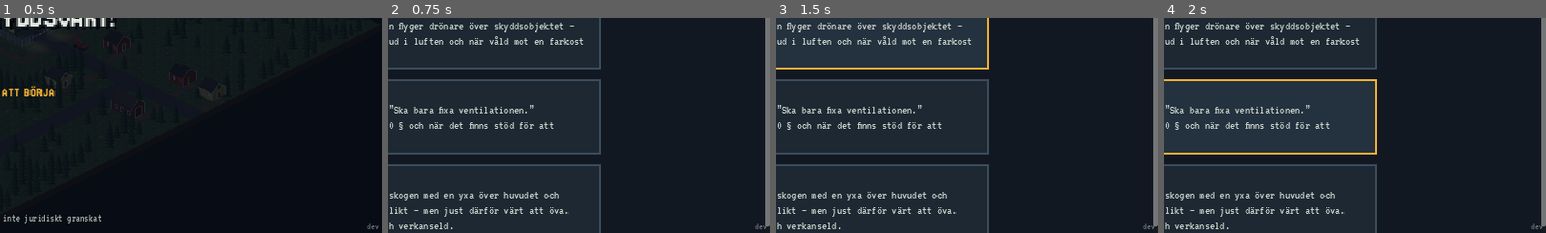
Above: before the commit, frames 1-4 (left to right).
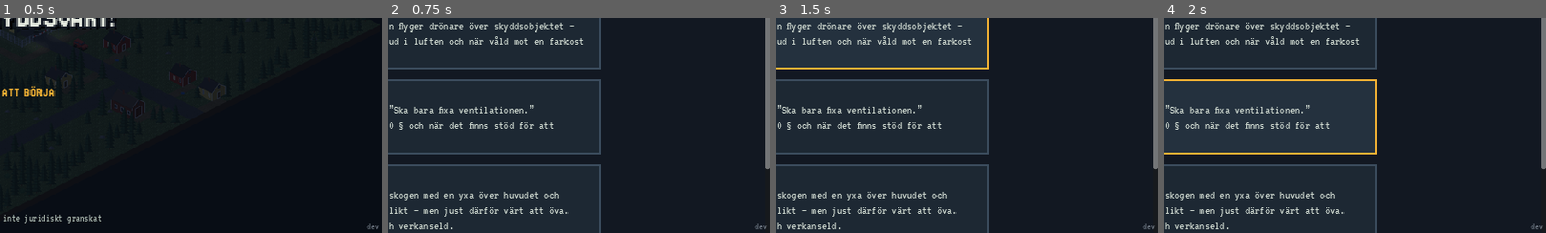
Above: after the commit, the same moments.

Repository: sulaco-hue/skyddsvakt
Game: Godot game, scene res://scenes/main.tscn
Two runs of this game, one before a commit and one after it. Both use one fixed random seed, a clock stepped at 60 frames per second and the inputs below.
Inputs (mouse positions are % of the whole screen's width and height, from its top left):
- Up to frame 1 (0.5 s): no input
- Up to frame 2 (0.75 s): tap Enter at 0.5 s; drag from (50, 50) to (60, 28) at 0.52 s
- Up to frame 3 (1.5 s): tap Space at 1.25 s; drag from (30, 55) to (45, 70) at 1.27 s
- Up to frame 4 (2 s): no input
The pictures show only the part of the screen within x 50-100%, y 50-100%; the shares and areas given below are measured in that part.

Frame 1 is identical in both runs. In frame 2, 0.3% of the frame differs, in the area x 98-100%, y 69-97%; in frame 3, 0.3%; in frame 4, 0.3%.

Commit message:
Scenario 5: Zombieapokalypsen
- Ett dussin zombies i vågor från olika håll (typ "horde"), alltid med
  väg fram till stridsparet; stön i pratbubblor
- Halt-order, varningsskott och verkanseld som för yxmannen; verkanselden
  träffar närmaste; den som når fram knuffas omkull (bedöms som för sent)
- Replikväxling om SoldF och Markstridsreglementet, kamratens kommentarer
- Bedömning med zombiefrågor (person? nödvärn eller nöd?)
- Zombiesprites (gående och liggande), tester för båda spelsätten

Co-Authored-By: Claude Opus 5.5 <noreply@anthropic.com>
Claude-Session: https://claude.ai/code/session_01PWrrRnAUGCDbWAToA7Kxse

Diff:
--- a/assets/gfx/anchors.json
+++ b/assets/gfx/anchors.json
@@ -282,5 +282,21 @@
  "yxman_utan_1": [
   8,
   22
+ ],
+ "zombie_0": [
+  8,
+  22
+ ],
+ "zombie_1": [
+  8,
+  22
+ ],
+ "zombie_ligger_0": [
+  13,
+  7
+ ],
+ "zombie_ligger_1": [
+  13,
+  7
  ]
 }
--- a/data/scenarier/index.json
+++ b/data/scenarier/index.json
@@ -4,6 +4,7 @@
     "fotografen.json",
     "dronaren.json",
     "hantverkaren.json",
-    "yxmannen.json"
+    "yxmannen.json",
+    "zombies.json"
   ]
 }
--- /dev/null
+++ b/data/scenarier/zombies.json
@@ -0,0 +1,372 @@
+{
+  "id": "zombies",
+  "namn": "Zombieapokalypsen",
+  "ingress": "Ett skämtscenario. Något är mycket fel i skogen runt Granåsen – men reglerna för varning och verkanseld gäller fortfarande. Eller?",
+  "objekt": "Förråd Granåsen",
+  "passtid": "01:00–05:00",
+  "starttid": "03:13",
+  "tidsfaktor": 6,
+  "vader": "Natt · Dimma 2°C",
+  "vaderlag": [
+    "kallt",
+    "natt"
+  ],
+  "natt": true,
+  "beredskap": "NORMAL",
+  "karta": "res://data/kartor/granasen.json",
+  "omvarldslage": [
+    {
+      "tid": "21:40",
+      "kalla": "Lokal nyhet",
+      "text": "Fullmåne i natt och dimma i dalarna kring Granåsen."
+    },
+    {
+      "tid": "00:55",
+      "kalla": "Vaktchef",
+      "text": "Inga avvikelser. Nattpass: patrullera staketet och grinden."
+    }
+  ],
+  "briefing": {
+    "uppdrag": "Bevaka grind och staket under natten. Rapportera avvikelser till CQ.",
+    "objektinfo": "Skyddsobjektet omfattar området innanför staketet. Skyltat: tillträdesförbud och avbildningsförbud.",
+    "samband": "Vi: Grindposten (stridspar, två skyddsvakter). Vaktchef: CQ (Caesar Qvintus).",
+    "mal": []
+  },
+  "anropssignaler": {
+    "vaktchef": "CQ",
+    "du": "Grindposten"
+  },
+  "fakta": {
+    "skyltat_avbildningsforbud": true,
+    "motpart_inom": false,
+    "motpart_invid": false,
+    "vill_ha_tilltrade": false,
+    "flyr_fran_objekt": false,
+    "overtratt_forbud": false,
+    "vagrat_id": false,
+    "oriktiga_uppgifter": false,
+    "vagrat_visitation": false,
+    "vagrat_fordon": false,
+    "behov_avvisa": false,
+    "behov_avlagsna": false,
+    "behov_omhanderta": false,
+    "visitation_behovs": false,
+    "misstanke_13": false,
+    "beslag_betydelse": false,
+    "anmalan_polis": false,
+    "protokoll_upprattat": false,
+    "behorig": false,
+    "hot_svarare_vald": false,
+    "angrepp_pagar": false,
+    "angrepp_overhangande": false,
+    "angrepp_pagar_ej": false,
+    "varning_given": false,
+    "varningsskott_avlossat": false,
+    "varningsskott_foregick": false,
+    "verkanseld_avlossad": false,
+    "sjukvard_larmad": false,
+    "forsta_hjalp_given": false,
+    "brott_pa_bar_garning": false,
+    "skjutning_rapporterad": false,
+    "motpart_skjuten": false,
+    "motpart_gett_upp": false,
+    "motpart_overmannad": false,
+    "handlade_i_tid": false,
+    "envarsgripande_genomfort": false,
+    "aldrig": false,
+    "horde_nere": false
+  },
+  "bedomning": {
+    "halt_order": {
+      "diskutera": "Förstår en zombie ett tillrop? FFS 2010:7 8 § låter dig utelämna varningen om den uppenbart saknar verkan. Gäller det här? [Diskutera – med allvar eller inte]"
+    },
+    "varningsskott": {
+      "diskutera": "Varningsskott mot något som inte verkar kunna bli rädd – fyller det sin funktion? Och vart tog kulan vägen?"
+    },
+    "verkanseld": {
+      "diskutera": "Är en zombie en ”person” i förordningens mening, och är det ett ”brottsligt angrepp” (BrB 24:1)? Eller är det nöd (BrB 24:4)? [Jurist – lycka till]",
+      "text_ok": "Pågående och omedelbart förestående angrepp, tydlig varning och varningsskott först. Om angriparna nu är personer gäller nödvärn, och skjutvapen fick användas för att avvärja (förordning 1992:98 2 §). Patronvis eld, i första hand mot benen – SoldF säger inget om huvudet."
+    },
+    "angrepp_nadde_fram": {
+      "text_brist": "En av dem nådde ända fram till stridsparet innan ni agerade. Kamraten knuffade omkull den – den här gången."
+    }
+  },
+  "varianter": {},
+  "npc": {},
+  "handelser": [
+    {
+      "id": "1",
+      "namn": "Zombieapokalypsen",
+      "typ": "horde",
+      "tid": "03:15",
+      "sprite": "zombie",
+      "antal": 12,
+      "per_vag": 2,
+      "spawn_intervall_s": 5,
+      "start_avstand": 18,
+      "fart": 18,
+      "omvag_s": 1.0,
+      "upptacks_avstand": 15,
+      "overhangande_avstand": 6,
+      "ingen_tid_avstand": 2,
+      "repliker": [
+        "Uuuhhh…",
+        "Hjäääärnor…",
+        "Mmmrrgh.",
+        "Grrrhhh…",
+        "Aaaahh…",
+        "*släpande steg*"
+      ],
+      "replikvaxling": [
+        {
+          "t": 0,
+          "vem": "kamrat",
+          "text": "Du… är det där människor?"
+        },
+        {
+          "t": 4,
+          "vem": "du",
+          "text": "De går väldigt… konstigt."
+        },
+        {
+          "t": 8,
+          "vem": "kamrat",
+          "text": "Du, vad säger SoldF om zombies?"
+        },
+        {
+          "t": 11.5,
+          "vem": "du",
+          "text": "Vette fan. Eldstöt?"
+        },
+        {
+          "t": 14.5,
+          "vem": "kamrat",
+          "text": "Metkrok?"
+        },
+        {
+          "t": 18.5,
+          "vem": "du",
+          "text": "Markstridsreglementet tar inte upp odöda. Jag har kollat."
+        },
+        {
+          "t": 24,
+          "vem": "kamrat",
+          "text": "Hur rapporterar man det här till CQ? ”Ett dussin personer med avvikande hållning”?"
+        },
+        {
+          "t": 31,
+          "vem": "du",
+          "text": "Det här tog de inte upp på skyddsvaktsutbildningen."
+        },
+        {
+          "t": 38,
+          "vem": "kamrat",
+          "text": "Jag sa att det var något skumt med isomaten i kväll."
+        }
+      ],
+      "kamrat_efter_halt": "De lyssnar inte. Typiskt civila.",
+      "kamrat_efter_varningsskott": "Inte ens ett varningsskott. Det här står inte i SoldF.",
+      "kamrat_efter_verkanseld": "Han reste sig inte i alla fall. Skönt.",
+      "kamrat_nadde_fram": "Bort med dig! … Puh. Skjut, för sjutton!",
+      "kamrat_slut": "Det var nog alla. Jag tror jag behöver en Nocco.",
+      "missad_diskutera": "Ett dussin zombies kan inte missas."
+    }
+  ],
+  "samband": [],
+  "sambandsval": [
+    {
+      "etikett": "Prova förbindelsen med CQ",
+      "handling": "",
+      "meddelanden": [
+        {
+          "fran": "Grindposten",
+          "text": "CQ, CQ.",
+          "efter": 0
+        },
+        {
+          "fran": "CQ",
+          "text": "CQ kom.",
+          "efter": 1.5
+        },
+        {
+          "fran": "Grindposten",
+          "text": "Från Grindposten, sambandsprov, kom.",
+          "efter": 3.0
+        },
+        {
+          "fran": "CQ",
+          "text": "Hörbarhet femma, kom.",
+          "efter": 4.5
+        },
+        {
+          "fran": "Grindposten",
+          "text": "Hörbarhet femma, klart slut.",
+          "efter": 6.0
+        }
+      ]
+    },
+    {
+      "etikett": "Lägesrapport till CQ",
+      "handling": "rapportera_vaktchef",
+      "meddelanden": [
+        {
+          "fran": "Grindposten",
+          "text": "CQ, CQ.",
+          "efter": 0.0
+        },
+        {
+          "fran": "CQ",
+          "text": "CQ kom.",
+          "efter": 1.5
+        },
+        {
+          "fran": "Grindposten",
+          "text": "Från Grindposten, lägesrapport: {lage}, kom.",
+          "efter": 3.0
+        },
+        {
+          "fran": "CQ",
+          "text": "{svar}, kom.",
+          "efter": 4.5
+        },
+        {
+          "fran": "Grindposten",
+          "text": "Uppfattat, slut kom.",
+          "efter": 6.0
+        },
+        {
+          "fran": "CQ",
+          "text": "Klart slut.",
+          "efter": 7.5
+        }
+      ]
+    },
+    {
+      "etikett": "Larma sjukvård via CQ",
+      "handling": "larma_sjukvard",
+      "meddelanden": [
+        {
+          "fran": "Grindposten",
+          "text": "CQ, CQ.",
+          "efter": 0.0
+        },
+        {
+          "fran": "CQ",
+          "text": "CQ kom.",
+          "efter": 1.5
+        },
+        {
+          "fran": "Grindposten",
+          "text": "Från Grindposten, begär ambulans till grinden, en skadad person, kom.",
+          "efter": 3.0
+        },
+        {
+          "fran": "CQ",
+          "text": "Uppfattat, ambulans larmas, kom.",
+          "efter": 4.5
+        },
+        {
+          "fran": "Grindposten",
+          "text": "Uppfattat, slut kom.",
+          "efter": 6.0
+        },
+        {
+          "fran": "CQ",
+          "text": "Klart slut.",
+          "efter": 7.5
+        }
+      ]
+    },
+    {
+      "etikett": "Begär att CQ underrättar polis",
+      "handling": "anmala_polis",
+      "meddelanden": [
+        {
+          "fran": "Grindposten",
+          "text": "CQ, CQ.",
+          "efter": 0.0
+        },
+        {
+          "fran": "CQ",
+          "text": "CQ kom.",
+          "efter": 1.5
+        },
+        {
+          "fran": "Grindposten",
+          "text": "Från Grindposten, begär att polis underrättas om {polis}, kom.",
+          "efter": 3.0
+        },
+        {
+          "fran": "CQ",
+          "text": "Uppfattat, polis underrättas, kom.",
+          "efter": 4.5
+        },
+        {
+          "fran": "Grindposten",
+          "text": "Uppfattat, slut kom.",
+          "efter": 6.0
+        },
+        {
+          "fran": "CQ",
+          "text": "Klart slut.",
+          "efter": 7.5
+        }
+      ]
+    }
+  ],
+  "lagestext": {
+    "fakta:horde_nere": "tolv personer med avvikande beteende har oskadliggjorts vid grinden, inga egna skadade, begär förstärkning och en förklaring",
+    "fore": "inga avvikelser",
+    "efter": "ett dussin personer med… avvikande beteende närmar sig grinden från alla håll, uppträder hotfullt, svarar inte på tilltal"
+  },
+  "sambandstexter": {
+    "svar": {
+      "fakta:horde_nere": "Uppfattat… tror jag. Stanna kvar, jag skickar någon. Och ta inga bilder",
+      "efter": "Upprepa… sa du avvikande hållning? Håll avstånd och rapportera förändring",
+      "fore": "Uppfattat"
+    },
+    "polis": {
+      "fakta:horde_nere": "tolv personer som oskadliggjorts med vapen vid grinden",
+      "fore": "ett dussin personer som angriper grinden"
+    }
+  },
+  "radio": {
+    "kommentar": "Trafik mellan andra enheter som följer händelserna. Krokar: scripts/core/radiotrafik.gd.",
+    "upptackt": [
+      {
+        "efter_s": 20,
+        "meddelanden": [
+          {
+            "fran": "Västra posten",
+            "text": "CQ, CQ.",
+            "efter": 0
+          },
+          {
+            "fran": "CQ",
+            "text": "CQ kom.",
+            "efter": 1.5
+          },
+          {
+            "fran": "Västra posten",
+            "text": "Från Västra posten, det står… folk i skogskanten här. Många. De rör sig konstigt, kom.",
+            "efter": 3
+          },
+          {
+            "fran": "CQ",
+            "text": "…Upprepa, kom?",
+            "efter": 5.5
+          }
+        ]
+      }
+    ]
+  },
+  "slutkrav": [
+    {
+      "handling": "rapportera_vaktchef",
+      "lagrum": "Bevakningsinstruktion – rapportering · FFS 2010:7 13 §",
+      "text": "Händelsen rapporterades aldrig till CQ.",
+      "diskutera": "När ska CQ få veta? Före, under eller efter?"
+    }
+  ],
+  "dialog": {}
+}
--- a/scripts/main.gd
+++ b/scripts/main.gd
@@ -31,6 +31,9 @@
 var _fordon: Dictionary = {}
 var _dronare_handelse: Dictionary = {}
 var radio: Radiotrafik
+## Horde (scenario Zombieapokalypsen): {h, zombies: {id: {lage, omvag_t}}, kvar_att_spawna,
+## spawn_t, upptackt, replik_t, banter_i, banter_t, kommenterat}
+var _horde: Dictionary = {}
 ## Frihetsberövade som sitter vid grinden och muttrar: id -> {t, i, repliker, intervall}
 var _sittande: Dictionary = {}
 ## Angripare (scenario Yxmannen): {h, id, lage, omvag_t, replik_t, replik_i, kamrat_nara}
@@ -201,6 +204,7 @@
 		return
 	_uppdatera_upptackt(delta)
 	_uppdatera_angripare(delta)
+	_uppdatera_horde(delta)
 	_uppdatera_sittande(delta)
 	radio.vanta = kontakt.visible
 	_uppdatera_brus(delta)
@@ -236,6 +240,13 @@
 		f.append("%s=%s" % [k, "ja" if Spel.fakta[k] else "nej"])
 	rader.append("Fakta: " + ", ".join(f))
 	rader.append(radio.status())
+	if not _horde.is_empty():
+		var nere := 0
+		for z in (_horde["zombies"] as Dictionary).values():
+			if str(z["lage"]) != "gar":
+				nere += 1
+		rader.append("Horde: %d ute, %d nere, %d kvar att komma, närmast %s" % [
+			(_horde["zombies"] as Dictionary).size(), nere, int(_horde["kvar"]), str(_horde.get("narmast", ""))])
 	rader.append("Kamratsnack: " + snack.status() + " · skyddsobjekt: " + Spel.objekttyp + " · variant: " + Spel.variant)
 	rader.append("Beslut i logg: %d · sambandsrader: %d · musik: %s" % [Spel.logg.size(), Spel.samband.size(),
 		"på" if Musik.ar_pa() else "av"])
@@ -299,6 +310,8 @@
 			_starta_dronare(h)
 		"angripare":
 			_starta_angripare(h)
+		"horde":
+			_starta_horde(h)
 
 
 ## Väljer variant för händelser som har "varianter" (om ingen redan valts).
@@ -612,6 +625,9 @@
 
 
 func _halt_order() -> void:
+	if not _horde.is_empty():
+		_horde_halt()
+		return
 	if _angripare.is_empty():
 		return
 	var h: Dictionary = _angripare["h"]
@@ -644,6 +660,9 @@
 
 
 func _varningsskott() -> void:
+	if not _horde.is_empty():
+		_horde_varningsskott()
+		return
 	if _angripare.is_empty():
 		return
 	var h: Dictionary = _angripare["h"]
@@ -664,6 +683,9 @@
 
 
 func _verkanseld() -> void:
+	if not _horde.is_empty():
+		_horde_verkanseld()
+		return
 	if _angripare.is_empty() or str(_angripare["lage"]) in ["skjuten"]:
 		return
 	var h: Dictionary = _angripare["h"]
@@ -849,6 +871,9 @@
 # ----------------------------------------------------------- Kontakt --
 
 func _pa_npc_klickad(id: String) -> void:
+	if not _horde.is_empty() and (_horde["zombies"] as Dictionary).has(id):
+		_kamrat_sager("Jag tror inte han vill prata.")
+		return
 	if _sittande.has(id):
 		_sittande[id]["t"] = 0.0
 		return
@@ -959,6 +984,185 @@
 		var data: Dictionary = _scenario.get("npc", {}).get(id, {})
 		n.framme.connect(_dolj_npc.bind(id), CONNECT_ONE_SHOT)
 		varld.flytta_npc(id, varld.punkt(data.get("start", [0, 0])))
+
+
+# -------------------------------------------------------------- Horde --
+# Scenario Zombieapokalypsen: ett dussin zombies kommer från olika håll.
+# Samma regler som för yxmannen (halt-order, varningsskott, verkanseld), men
+# varning och varningsskott biter inte. Kamraten och vi har svårt att tro det.
+
+func _starta_horde(h: Dictionary) -> void:
+	_horde = {"h": h, "zombies": {}, "kvar": int(h.get("antal", 12)), "spawn_t": 0.0, "nr": 0,
+		"upptackt": false, "replik_t": 2.0, "banter_i": 0, "banter_t": 0.0, "kommenterat": {}}
+	Spel.satt_fakta({"hot_svarare_vald": true, "angrepp_pagar": true})
+
+
+## En startruta i riktning vinkel från spelaren, en bit utanför synfältet.
+func _horde_startruta(vinkel: float, avst: int) -> Vector2i:
+	var p := varld.spelare.cell
+	for extra in range(0, 10):
+		for d: float in [0.0, 0.25, -0.25, 0.5, -0.5]:
+			var v := vinkel + d
+			var c := p + Vector2i(roundi(cos(v) * (avst + extra)), roundi(sin(v) * (avst + extra)))
+			c = c.clamp(Vector2i.ZERO, varld.storlek - Vector2i.ONE)
+			# Rutan måste ha en väg fram till oss (inte instängd bakom vatten eller staket).
+			if varld.ar_fri(c) and varld.avstand(c, p) >= avst - 2 and not varld.vag(c, p).is_empty():
+				return c
+	return Vector2i.ZERO
+
+
+func _uppdatera_horde(delta: float) -> void:
+	if _horde.is_empty():
+		return
+	var h: Dictionary = _horde["h"]
+	var zombies: Dictionary = _horde["zombies"]
+	# Nya zombies i vågor, från olika håll
+	_horde["spawn_t"] = float(_horde["spawn_t"]) - delta
+	if int(_horde["kvar"]) > 0 and float(_horde["spawn_t"]) <= 0.0:
+		_horde["spawn_t"] = float(h.get("spawn_intervall_s", 4.0))
+		for i in mini(int(h.get("per_vag", 2)), int(_horde["kvar"])):
+			var nr := int(_horde["nr"])
+			var vinkel := float(nr) * 2.4 + randf_range(-0.3, 0.3)  # gyllene vinkel: sprids runt om
+			var c := _horde_startruta(vinkel, int(h.get("start_avstand", 18)))
+			var id := "zombie_%d" % nr
+			var n := varld.skapa_npc(id, {"sprite": str(h.get("sprite", "zombie")), "start": [c.x, c.y], "synlig_fran_start": true})
+			n.hastighet = float(h.get("fart", 20)) * randf_range(0.85, 1.15)
+			n.vila_aktiv = false
+			zombies[id] = {"lage": "gar", "omvag_t": randf_range(0.0, 1.0)}
+			_horde["nr"] = nr + 1
+			_horde["kvar"] = int(_horde["kvar"]) - 1
+	# Rörelse, avstånd och framme
+	var narmast := 999
+	var narmast_id := ""
+	var gar := 0
+	for id: String in zombies:
+		var z: Dictionary = zombies[id]
+		if str(z["lage"]) != "gar":
+			continue
+		gar += 1
+		var n: Aktor = varld.npcer[id]
+		var avst := varld.avstand(varld.spelare.cell, n.cell)
+		if avst < narmast:
+			narmast = avst
+			narmast_id = id
+		if avst <= 1:
+			_horde_nadde_fram(id)
+			continue
+		z["omvag_t"] = float(z["omvag_t"]) - delta
+		if float(z["omvag_t"]) <= 0.0:
+			z["omvag_t"] = float(h.get("omvag_s", 1.0))
+			n.ga_langs(varld.vag_mot(n.cell, varld.spelare.cell))
+	_horde["narmast"] = narmast_id
+	Spel.satt_fakta({"angrepp_overhangande": narmast <= int(h.get("overhangande_avstand", 6))})
+	if not bool(_horde["upptackt"]) and narmast <= int(h.get("upptacks_avstand", 15)):
+		_horde_upptackt()
+	# Stön från en slumpvis zombie i närheten
+	_horde["replik_t"] = float(_horde["replik_t"]) - delta
+	if float(_horde["replik_t"]) <= 0.0 and narmast_id != "" and hud.visible:
+		_horde["replik_t"] = randf_range(2.5, 4.5)
+		var rep: Array = h.get("repliker", [])
+		var kandidater: Array = []
+		for id: String in zombies:
+			if str(zombies[id]["lage"]) == "gar" and varld.avstand(varld.spelare.cell, varld.npcer[id].cell) <= 12:
+				kandidater.append(id)
+		if not rep.is_empty() and not kandidater.is_empty():
+			hud.visa_bubbla(varld.npcer[kandidater.pick_random()], str(rep.pick_random()), 2.2)
+	# Replikväxling mellan oss och kamraten
+	if bool(_horde["upptackt"]):
+		var banter: Array = h.get("replikvaxling", [])
+		_horde["banter_t"] = float(_horde["banter_t"]) + delta
+		var bi := int(_horde["banter_i"])
+		if bi < banter.size() and float(_horde["banter_t"]) >= float(banter[bi].get("t", 0)):
+			_horde["banter_i"] = bi + 1
+			var b: Dictionary = banter[bi]
+			if str(b.get("vem", "")) == "du":
+				_spelaren_sager(str(b.get("text", "")))
+			else:
+				_kamrat_sager(str(b.get("text", "")))
+	# Alla nere
+	if gar == 0 and int(_horde["kvar"]) == 0 and not bool(Spel.fakta.get("horde_nere", false)):
+		Spel.satt_fakta({"horde_nere": true, "angrepp_pagar": false, "angrepp_overhangande": false, "angrepp_pagar_ej": true})
+		hud.satt_situationer([])
+		varld.satt_larm("")
+		_avsluta_handelse(h)
+		get_tree().create_timer(1.5).timeout.connect(_kamrat_sager.bind(str(h.get("kamrat_slut", ""))))
+
+
+func _horde_upptackt() -> void:
+	var h: Dictionary = _horde["h"]
+	_horde["upptackt"] = true
+	_markera_upptackt(h)
+	_larm_har_skett = true
+	snack.pausa(900.0)
+	radio.krok("upptackt")
+	varld.kollega.stanna()
+	_visa_horde_knappar()
+
+
+func _visa_horde_knappar() -> void:
+	var val: Array = []
+	if not bool(Spel.fakta.get("varning_given", false)):
+		val.append({"id": "halt", "text": "Halt-order", "tangent": "H", "farg": "barnsten"})
+	if not bool(Spel.fakta.get("varningsskott_avlossat", false)):
+		val.append({"id": "varningsskott", "text": "Varningsskott", "tangent": "V", "farg": "barnsten"})
+	val.append({"id": "verkanseld", "text": "Verkanseld", "tangent": "F", "farg": "rosa"})
+	hud.satt_situationer(val)
+
+
+func _horde_kommentar(nyckel: String, fordrojning := 2.0) -> void:
+	var kommenterat: Dictionary = _horde["kommenterat"]
+	var text := str((_horde["h"] as Dictionary).get(nyckel, ""))
+	if text == "" or kommenterat.has(nyckel):
+		return
+	kommenterat[nyckel] = true
+	get_tree().create_timer(fordrojning).timeout.connect(_kamrat_sager.bind(text))
+
+
+func _horde_halt() -> void:
+	Spel.utfor("halt_order", "Ropade: ”Halt! Militär skyddsvakt! Halt eller jag skjuter skarpt!”")
+	hud.visa_bubbla(varld.spelare, "HALT! MILITÄR SKYDDSVAKT! HALT ELLER JAG SKJUTER SKARPT!", 3.5)
+	_horde_kommentar("kamrat_efter_halt", 2.4)
+	_visa_horde_knappar()
+
+
+func _horde_varningsskott() -> void:
+	Spel.utfor("varningsskott", "Avlossade varningsskott (riktat så att ingen kan skadas)")
+	_skott(1)
+	_horde_kommentar("kamrat_efter_varningsskott", 1.6)
+	_visa_horde_knappar()
+
+
+func _horde_verkanseld() -> void:
+	var id := str(_horde.get("narmast", ""))
+	if id == "" or not (_horde["zombies"] as Dictionary).has(id):
+		return
+	var h: Dictionary = _horde["h"]
+	var n: Aktor = varld.npcer[id]
+	var avst := varld.avstand(varld.spelare.cell, n.cell)
+	if avst <= int(h.get("ingen_tid_avstand", 2)):
+		Spel.satt_fakta({"varningsskott_foregick": true})
+	Spel.satt_fakta({"angrepp_overhangande": avst <= int(h.get("overhangande_avstand", 6))})
+	Spel.utfor("verkanseld", "Avgav verkanseld mot närmaste… person (patronvis, mot benen)")
+	_skott(2)
+	_horde_falla(id)
+	_horde_kommentar("kamrat_efter_verkanseld", 1.4)
+	_visa_horde_knappar()
+
+
+func _horde_falla(id: String) -> void:
+	var n: Aktor = varld.npcer[id]
+	_horde["zombies"][id]["lage"] = "nere"
+	n.stanna()
+	n.vaxla_still = true
+	varld.byt_bilder(n, "zombie_ligger")
+
+
+func _horde_nadde_fram(id: String) -> void:
+	var n: Aktor = varld.npcer[id]
+	Spel.utfor("angrepp_nadde_fram", "En av dem nådde fram – knuffades omkull av kamraten")
+	hud.visa_ljud(n, "DUNS!", 1.4)
+	_horde_falla(id)
+	_horde_kommentar("kamrat_nadde_fram", 0.3)
 
 
 # ------------------------------------------------- Frihetsberövad --
--- a/tester/kontroll.gd
+++ b/tester/kontroll.gd
@@ -28,6 +28,8 @@
 	await _spela_yxmannen_skarp()
 	await _spela_yxmannen_for_tidigt()
 	await _spela_yxmannen_nar_fram()
+	await _spela_zombies(true)
+	await _spela_zombies(false)
 	await _bygg_alla_objekttyper()
 	print("--- Kompakt läge (pekskärm) ---")
 	UiKit.kompakt = true
@@ -558,3 +560,50 @@
 	if not await _vanta_tills(func() -> bool: return str(main._angripare.get("lage", "")) == "overmannad", 90.0):
 		_fel("angreppet nådde aldrig fram (avstånd %d)" % main.call("_avstand_angripare"))
 	await _avsluta_yxmannen(main, {"angrepp_nadde_fram": "bad"})
+
+
+# ------------------------------------------------------------- Zombies --
+
+## skjuter = true: halt, varningsskott och verkanseld mot varje zombie som
+## kommer inom 5 rutor. false: inget görs – de når fram och knuffas omkull.
+func _spela_zombies(skjuter: bool) -> void:
+	print("--- Scenario: Zombieapokalypsen (%s) ---" % ("skjuter" if skjuter else "gör inget"))
+	Spel.nollstall("res://data/scenarier/zombies.json")
+	var main = load("res://scenes/main.tscn").instantiate()
+	add_child(main)
+	await _vanta(5)
+	main.call("_starta_pass")
+	await _vanta(3)
+	main.call("_forcera_handelse", "1")
+	if not await _vanta_tills(func() -> bool: return "verkanseld" in main.hud.situationer()):
+		_fel("situationsknapparna visades aldrig i zombiescenariot")
+		main.queue_free()
+		return
+	_ok("zombierna upptäckta, knappar: " + ", ".join(PackedStringArray(main.hud.situationer())))
+	if skjuter:
+		main.call("_halt_order")
+	var varnat := false
+	var klart := false
+	var t := 0.0
+	while t < 240.0:
+		if bool(Spel.fakta.get("horde_nere", false)):
+			klart = true
+			break
+		var narmast := str(main._horde.get("narmast", ""))
+		var avst: int = main.varld.avstand(main.varld.spelare.cell, main.varld.npcer[narmast].cell) if narmast != "" else 999
+		if skjuter and not varnat and avst <= 6:
+			main.call("_varningsskott")
+			varnat = true
+		elif skjuter and avst <= 5:
+			main.call("_verkanseld")
+		await get_tree().create_timer(0.1).timeout
+		t += 0.1
+	if not klart:
+		_fel("alla zombies kom aldrig ner (%s)" % main.call("_debug_text"))
+	else:
+		_ok("alla tolv nere")
+	main.call("_visa_debriefing")
+	await _vanta(3)
+	_forvanta({"verkanseld": "ok", "halt_order": "ok", "varningsskott": "ok"} if skjuter else {"angrepp_nadde_fram": "bad"})
+	main.queue_free()
+	await _vanta(3)
Binary file added: assets/gfx/zombie_0.png
Binary file added: assets/gfx/zombie_1.png
Binary file added: assets/gfx/zombie_ligger_0.png
Binary file added: assets/gfx/zombie_ligger_1.png
